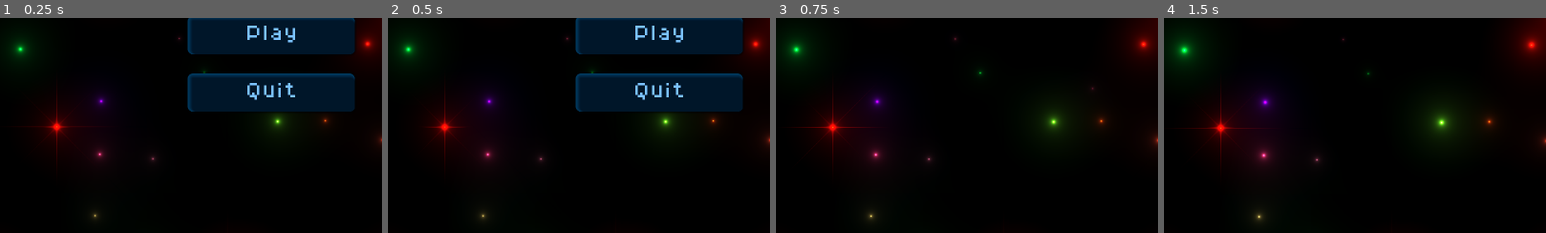
Above: before the commit, frames 1-4 (left to right).
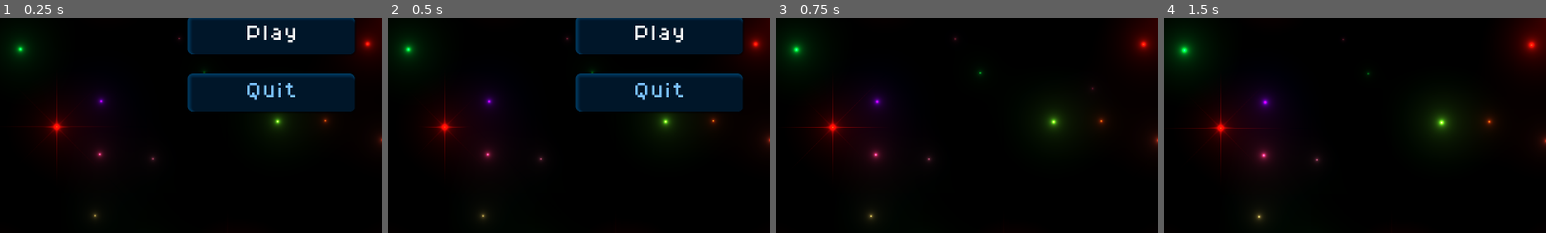
Above: after the commit, the same moments.

Repository: docwhat/screams-into-the-void
Game: Godot game, scene res://main.tscn
Two runs of this game, one before a commit and one after it. Both use one fixed random seed, a clock stepped at 60 frames per second and the inputs below.
Inputs (mouse positions are % of the whole screen's width and height, from its top left):
- Up to frame 1 (0.25 s): no input
- Up to frame 2 (0.5 s): no input
- Up to frame 3 (0.75 s): click "Play" at 0.5 s
- Up to frame 4 (1.5 s): tap Enter at 1.25 s; move the mouse to (72, 45) at 1.27 s; hold Shift from 1.28 s (still down); click (72, 45) at 1.42 s
The pictures show only the part of the screen within x 14-64%, y 39-89%; the shares and areas given below are measured in that part.

The runs differ from the first frame. In frame 1, 0.4% of the frame differs, in the area x 64-78%, y 3-12%; in frame 2, 0.4%; in frame 3, nothing differs; in frame 4, nothing differs.

Commit message:
fix focus for pause menu

Diff:
--- a/project.godot
+++ b/project.godot
@@ -42,38 +42,6 @@
 
 [input]
 
-forward={
-"deadzone": 0.2,
-"events": [Object(InputEventKey,"resource_local_to_scene":false,"resource_name":"","device":0,"window_id":0,"alt_pressed":false,"shift_pressed":false,"ctrl_pressed":false,"meta_pressed":false,"pressed":false,"keycode":0,"physical_keycode":87,"key_label":0,"unicode":0,"location":0,"echo":false,"script":null)
-, Object(InputEventKey,"resource_local_to_scene":false,"resource_name":"","device":0,"window_id":0,"alt_pressed":false,"shift_pressed":false,"ctrl_pressed":false,"meta_pressed":false,"pressed":false,"keycode":0,"physical_keycode":4194320,"key_label":0,"unicode":0,"location":0,"echo":false,"script":null)
-, Object(InputEventJoypadMotion,"resource_local_to_scene":false,"resource_name":"","device":-1,"axis":1,"axis_value":-1.0,"script":null)
-, Object(InputEventJoypadMotion,"resource_local_to_scene":false,"resource_name":"","device":-1,"axis":3,"axis_value":-1.0,"script":null)
-]
-}
-backward={
-"deadzone": 0.2,
-"events": [Object(InputEventKey,"resource_local_to_scene":false,"resource_name":"","device":0,"window_id":0,"alt_pressed":false,"shift_pressed":false,"ctrl_pressed":false,"meta_pressed":false,"pressed":false,"keycode":0,"physical_keycode":83,"key_label":0,"unicode":0,"location":0,"echo":false,"script":null)
-, Object(InputEventKey,"resource_local_to_scene":false,"resource_name":"","device":0,"window_id":0,"alt_pressed":false,"shift_pressed":false,"ctrl_pressed":false,"meta_pressed":false,"pressed":false,"keycode":0,"physical_keycode":4194322,"key_label":0,"unicode":0,"location":0,"echo":false,"script":null)
-, Object(InputEventJoypadMotion,"resource_local_to_scene":false,"resource_name":"","device":-1,"axis":1,"axis_value":1.0,"script":null)
-, Object(InputEventJoypadMotion,"resource_local_to_scene":false,"resource_name":"","device":-1,"axis":3,"axis_value":1.0,"script":null)
-]
-}
-left={
-"deadzone": 0.2,
-"events": [Object(InputEventKey,"resource_local_to_scene":false,"resource_name":"","device":0,"window_id":0,"alt_pressed":false,"shift_pressed":false,"ctrl_pressed":false,"meta_pressed":false,"pressed":false,"keycode":0,"physical_keycode":65,"key_label":0,"unicode":0,"location":0,"echo":false,"script":null)
-, Object(InputEventKey,"resource_local_to_scene":false,"resource_name":"","device":0,"window_id":0,"alt_pressed":false,"shift_pressed":false,"ctrl_pressed":false,"meta_pressed":false,"pressed":false,"keycode":0,"physical_keycode":4194319,"key_label":0,"unicode":0,"location":0,"echo":false,"script":null)
-, Object(InputEventJoypadMotion,"resource_local_to_scene":false,"resource_name":"","device":-1,"axis":0,"axis_value":-1.0,"script":null)
-, Object(InputEventJoypadMotion,"resource_local_to_scene":false,"resource_name":"","device":-1,"axis":2,"axis_value":-1.0,"script":null)
-]
-}
-right={
-"deadzone": 0.2,
-"events": [Object(InputEventKey,"resource_local_to_scene":false,"resource_name":"","device":0,"window_id":0,"alt_pressed":false,"shift_pressed":false,"ctrl_pressed":false,"meta_pressed":false,"pressed":false,"keycode":0,"physical_keycode":68,"key_label":0,"unicode":0,"location":0,"echo":false,"script":null)
-, Object(InputEventKey,"resource_local_to_scene":false,"resource_name":"","device":0,"window_id":0,"alt_pressed":false,"shift_pressed":false,"ctrl_pressed":false,"meta_pressed":false,"pressed":false,"keycode":0,"physical_keycode":4194321,"key_label":0,"unicode":0,"location":0,"echo":false,"script":null)
-, Object(InputEventJoypadMotion,"resource_local_to_scene":false,"resource_name":"","device":-1,"axis":0,"axis_value":1.0,"script":null)
-, Object(InputEventJoypadMotion,"resource_local_to_scene":false,"resource_name":"","device":-1,"axis":2,"axis_value":1.0,"script":null)
-]
-}
 pause={
 "deadzone": 0.2,
 "events": [Object(InputEventKey,"resource_local_to_scene":false,"resource_name":"","device":0,"window_id":0,"alt_presse …(194 unchanged characters)…
--- a/ui/pause.gd
+++ b/ui/pause.gd
@@ -10,3 +10,7 @@
 
 func unpause() -> void:
   Global.on_unpause_command.emit()
+
+func _on_visibility_changed() -> void:
+  if visible:
+    %Play.grab_focus.call_deferred()
--- a/ui/pause.tscn
+++ b/ui/pause.tscn
@@ -49,14 +49,17 @@
 theme_override_constants/separation = 32
 
 [node name="Play" type="Button" parent="PanelContainer/VBoxContainer"]
+unique_name_in_owner = true
 layout_mode = 2
 size_flags_vertical = 0
 text = "Play"
 
 [node name="Quit" type="Button" parent="PanelContainer/VBoxContainer"]
+unique_name_in_owner = true
 layout_mode = 2
 size_flags_vertical = 0
 text = "Quit"
 
+[connection signal="visibility_changed" from="." to="." method="_on_visibility_changed"]
 [connection signal="pressed" from="PanelContainer/VBoxContainer/Play" to="." method="unpause"]
 [connection signal="pressed" from="PanelContainer/VBoxContainer/Quit" to="." method="quit"]
